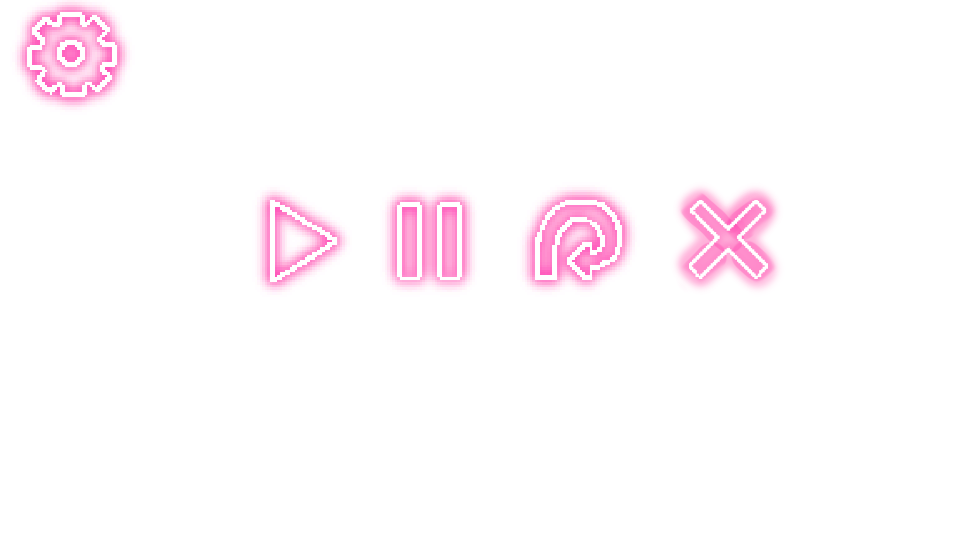
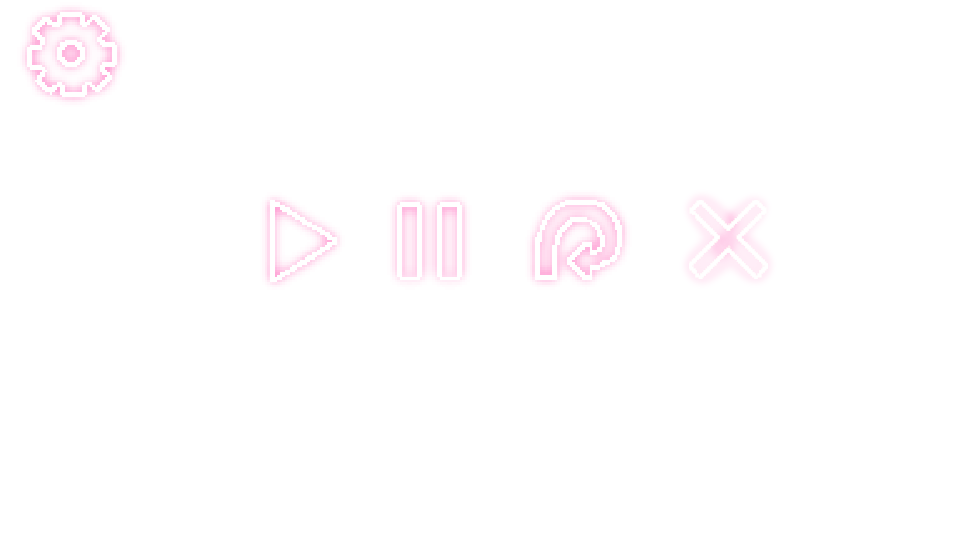
Layered file, before and after one edit (960 x 540). Changes by layer:
painted on "已插入图像" (1st of 5) over left=672, top=183, right=783, bottom=294
painted on "已插入图像" (3rd of 5, in "新建组") over left=676, top=191, right=778, bottom=294
added layer "图层 4" in group "新建组" over left=672, top=183, right=783, bottom=294
